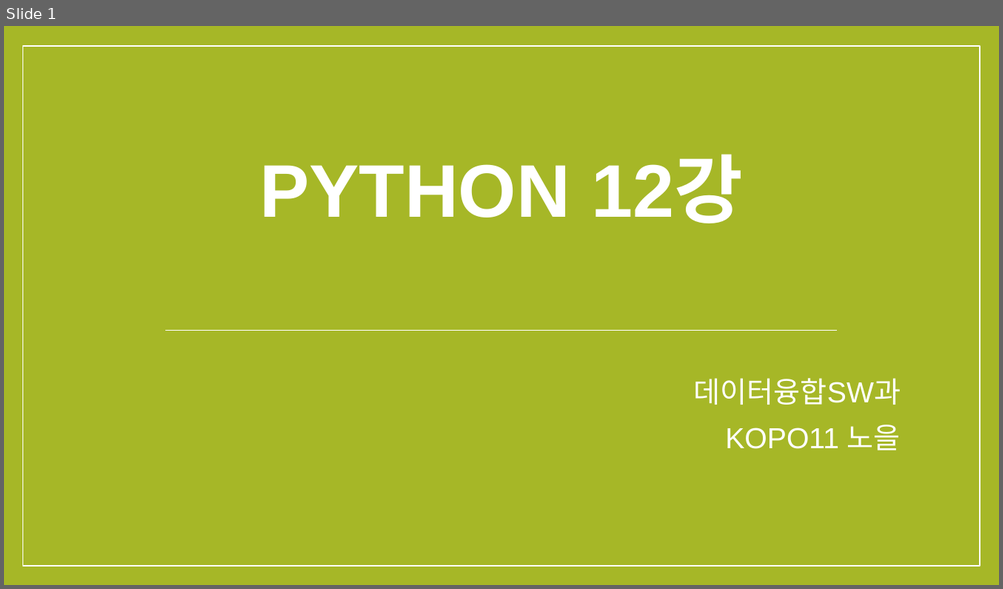
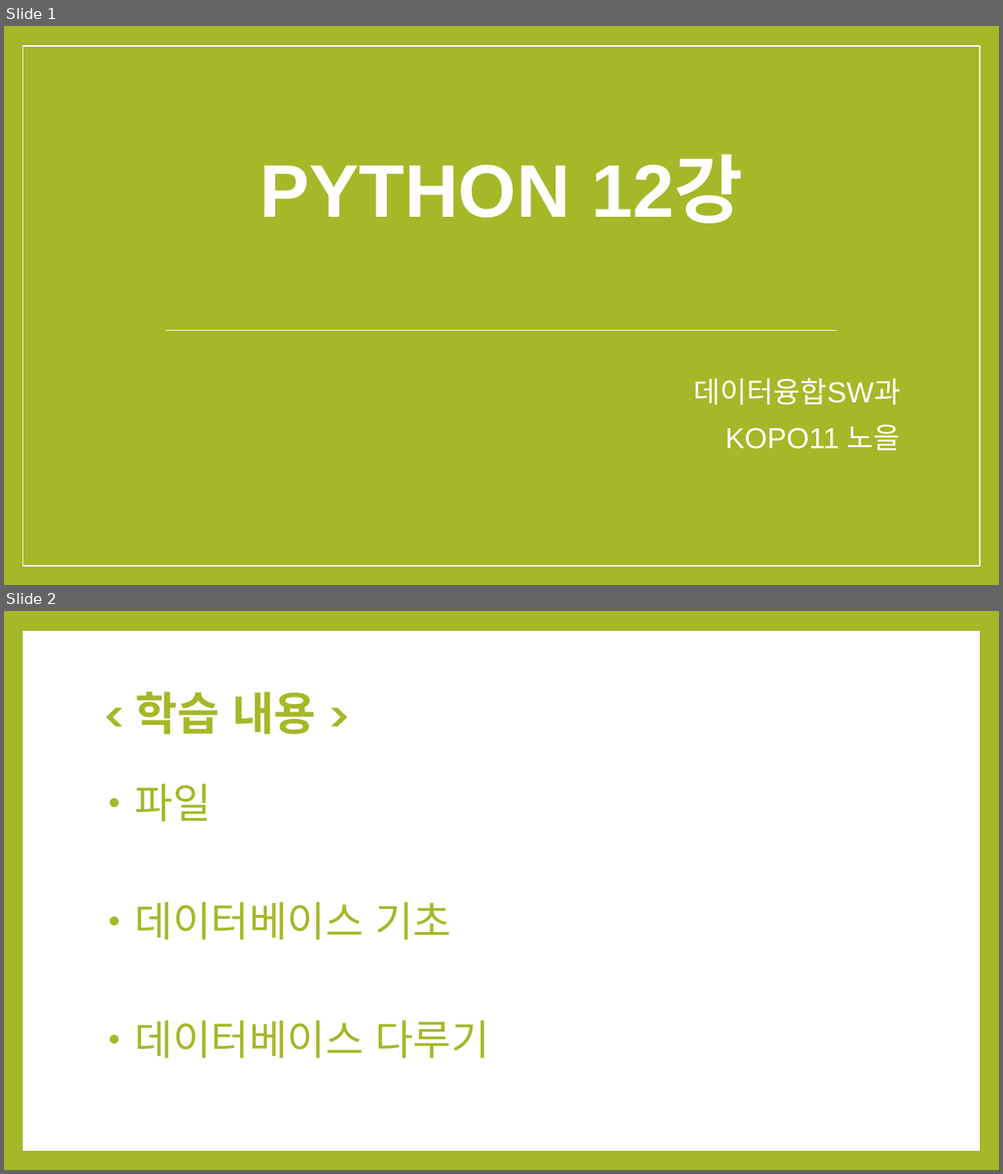
Before and after one commit to noheul1030/KOPO-Python-Vacation, a slide deck: Python과제/Python_12강.pptx. Shown one above the other, each under a label of ours: slide 1 before the commit, slides 1 and 2 after it. The pictures are 1003x589 and 1003x1174 pixels, drawn with LibreOffice and Linux fonts; fonts in the diff are those of the drawing. Boxes give left, top, right and bottom in pixels: in the first picture for what was removed or moved away, otherwise in the second. Text is boxed around its words. In the diff, an @@ line names an element or a change of style, - is before the commit and + after.

```diff
--- a/Python과제/Python_12강.pptx
+++ b/Python과제/Python_12강.pptx
@@ slide 2 added at (x1=4, y1=611, x2=999, y2=1170), background #A6B727 @@
@@ rectangle added at (x1=22, y1=631, x2=979, y2=1151), fill #FFFFFF @@
@@ title added at (x1=135, y1=692, x2=316, y2=735), 44 pt, text #A6B727, bold @@
+< 학습 내용 >
@@ text added at (x1=135, y1=783, x2=489, y2=1059), 40 pt, text #A6B727 @@
+• 파일
+• 데이터베이스 기초
+• 데이터베이스 다루기
```
Also in this commit, not shown: 16 other slides added, 9 slides removed.
